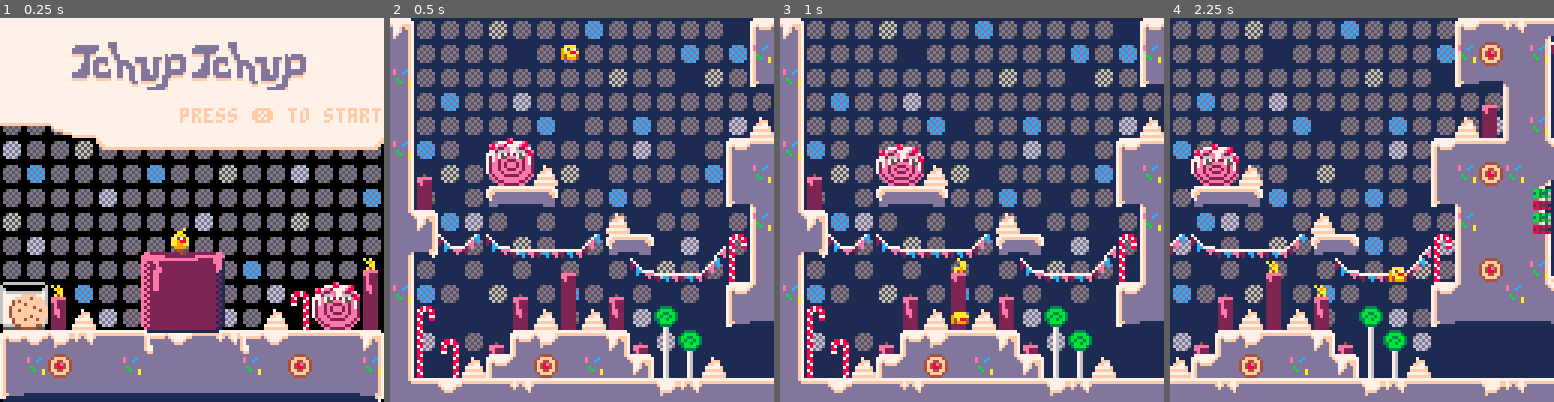
Above: before the commit, frames 1-4 (left to right).
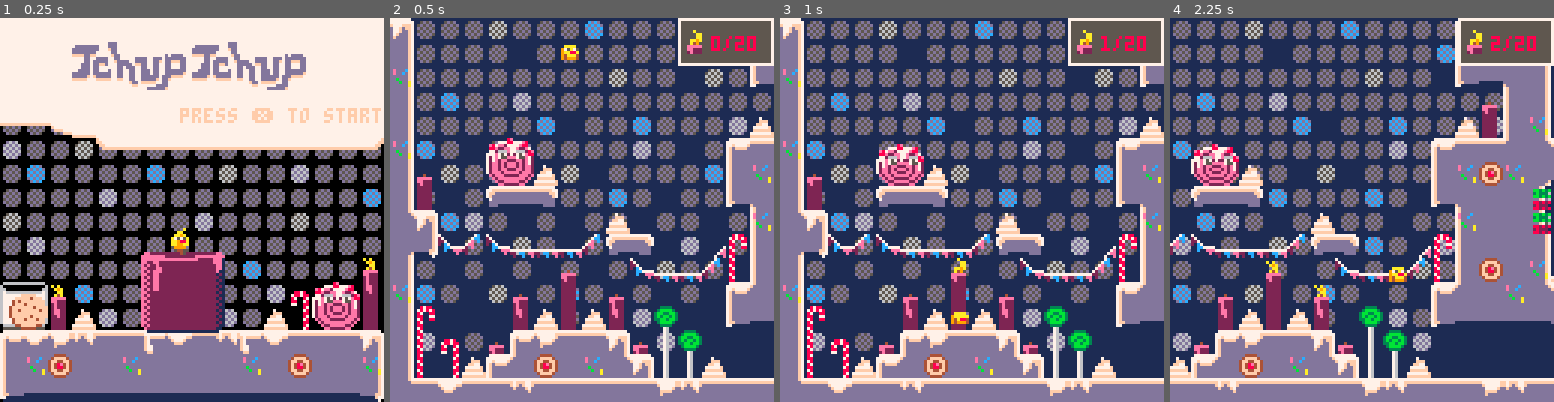
Above: after the commit, the same moments.

Repository: gschup/pico8-playground
Game: PICO-8 cartridge carts/tchup.p8
Two runs of this game, one before a commit and one after it. Both use one fixed random seed, a clock stepped at 60 frames per second and the inputs below.
Inputs:
- Up to frame 1 (0.25 s): no input
- Up to frame 2 (0.5 s): tap X (X key) at 0.33 s
- Up to frame 3 (1 s): tap O (Z key) at 0.7 s
- Up to frame 4 (2.25 s): tap X (X key) at 1.07, 1.85 s; hold Right 1.6-2.1 s; tap O (Z key) at 1.7, 2.1 s

Frame 1 is identical in both runs. In frame 2, 2.8% of the frame differs, in the area x 75-100%, y 0-13%; in frame 3, 2.8%; in frame 4, 2.9%.

Commit message:
feat: candle count

Diff:
--- a/carts/tchup.p8
+++ b/carts/tchup.p8
@@ -671,6 +671,7 @@
 	update_cam_pos()
 	draw_map()
 	draw_sprite()
+	draw_counter()
 	//draw_coll_rects()
 	if is_textbox then
 		draw_textbox(current_text)
@@ -711,6 +712,17 @@
 			end
 		end
 	end
+end
+
+function draw_counter()
+	sspr(96,112,32,16,96,0,32,16,false,false)
+	spr(82,98,4)
+	local litc=0
+	for lit in all(candles_activated) do
+		if (lit) litc+=1
+	end
+	local tot=#candles_activated
+	print(litc.."/"..tot, 107, 6, 8)
 end
 
 function draw_sprite()
@@ -997,22 +1009,22 @@
 01010100010101010d0d0d0d0d0d0d000ffffffffffffffffffffffffffffffffffffffffffffffffffffffffffffff00333b3dd0333b3dd0000000000000000
 01000100010101010d0d0d0d0d000d000ffffffffffffffffffffffffffffffffffffffffffffffffffffffffffffff0b3b3bbddb3b3bbff0000000000000000
 01000000010101010d0d0d0d0d0000000ffffffffffffffffffffffffffffffffffffffffffffffffffffffffffffff0007fdddd000777770000000000000000
-01010101ddddddddb0b080800d0d0d0d0ffffffffffffffffffffffffffffffffffffffffffffffffffffffffffffff000000000000000000000000000000000
-01010101dddddddd333022200d0d0d0d0ffffffffffffffffffffffffffffffffffffffffffffffffffffffffffffff000000000000000000000000000000000
-01010101db3bd828b3b782800d0d0d0d0ffffffffffffffffffffffffffffffffffffffffffffffffffffffffffffff000000000000000000000000000000000
-01010101dbbbd888333f22270d0d0d0d0ffffffffffffffffffffffffffffffffffffffffffffffffffffffffffffff000000000000000000000000000000000
-00010101f333f222bbbd8887000d0d0d0ffffffffffffffffffffffffffffffffffffffffffffffffffffffffffffff000000000000000000000000000000000
-000101017b3b7828b3bd8287000d0d0d0ffffffffffffffffffffffffffffffffffffffffffffffffffffffffffffff000000000000000000000000000000000
-0001000103330222ddddddf7000d000d0ffffffffffffffffffffffffffffffffffffffffffffffffffffffffffffff000000000000000000000000000000000
-000000000b0b0808ddddddf7000000000ffffffffffffffffffffffffffffffffffffffffffffffffffffffffffffff000000000000000000000000000000000
-ddddf700828288ddb0b08080b0b080800ffffffffffffffffffffffffffffffffffffffffffffffffffffffffffffff000000000000000000000000000000000
-ddbb3b3b022282dd33302220333022200ffffffffffffffffffffffffffffffffffffffffffffffffffffffffffffff000000000000000000000000000000000
-dd3b3330828288ddb3b78287b3b782870ffffffffffffffffffffffffffffffffffffffffffffffffffffffffffffff000000000000000000000000000000000
-ddbb3b3b007fdddd333f222f333f222f0ffffffffffffffffffffffffffffffffffffffffffffffffffffffffffffff000000000000000000000000000000000
-ddddf700b3b3bbddbbbd888dbbbd888d0ffffffffffffffffffffffffffffffffffffffffffffffffffffffffffffff000000000000000000000000000000000
-dd8828280333b3ddb3bd828db3bd828d04ffffffffffffffffffffffffffffffffffffffffffffffffffffffffffff4000000000000000000000000000000000
-dd282220b3b3bbdddddddddd7fdddddd004444444444444444444444444444444444444444444444444444444444440000000000000000000000000000000000
-dd882828007fdddddddddddd7fdddddd000000000000000000000000000000000000000000000000000000000000000000000000000000000000000000000000
+01010101ddddddddb0b080800d0d0d0d0ffffffffffffffffffffffffffffffffffffffffffffffffffffffffffffff077777777777777777777777777777777
+01010101dddddddd333022200d0d0d0d0ffffffffffffffffffffffffffffffffffffffffffffffffffffffffffffff075555555555555555555555555555557
+01010101db3bd828b3b782800d0d0d0d0ffffffffffffffffffffffffffffffffffffffffffffffffffffffffffffff075555555555555555555555555555557
+01010101dbbbd888333f22270d0d0d0d0ffffffffffffffffffffffffffffffffffffffffffffffffffffffffffffff075555555555555555555555555555557
+00010101f333f222bbbd8887000d0d0d0ffffffffffffffffffffffffffffffffffffffffffffffffffffffffffffff075555555555555555555555555555557
+000101017b3b7828b3bd8287000d0d0d0ffffffffffffffffffffffffffffffffffffffffffffffffffffffffffffff075555555555555555555555555555557
+0001000103330222ddddddf7000d000d0ffffffffffffffffffffffffffffffffffffffffffffffffffffffffffffff075555555555555555555555555555557
+000000000b0b0808ddddddf7000000000ffffffffffffffffffffffffffffffffffffffffffffffffffffffffffffff075555555555555555555555555555557
+ddddf700828288ddb0b08080b0b080800ffffffffffffffffffffffffffffffffffffffffffffffffffffffffffffff075555555555555555555555555555557
+ddbb3b3b022282dd33302220333022200ffffffffffffffffffffffffffffffffffffffffffffffffffffffffffffff075555555555555555555555555555557
+dd3b3330828288ddb3b78287b3b782870ffffffffffffffffffffffffffffffffffffffffffffffffffffffffffffff075555555555555555555555555555557
+ddbb3b3b007fdddd333f222f333f222f0ffffffffffffffffffffffffffffffffffffffffffffffffffffffffffffff075555555555555555555555555555557
+ddddf700b3b3bbddbbbd888dbbbd888d0ffffffffffffffffffffffffffffffffffffffffffffffffffffffffffffff075555555555555555555555555555557
+dd8828280333b3ddb3bd828db3bd828d04ffffffffffffffffffffffffffffffffffffffffffffffffffffffffffff4075555555555555555555555555555557
+dd282220b3b3bbdddddddddd7fdddddd004444444444444444444444444444444444444444444444444444444444440075555555555555555555555555555557
+dd882828007fdddddddddddd7fdddddd000000000000000000000000000000000000000000000000000000000000000077777777777777777777777777777777
 
 
 
